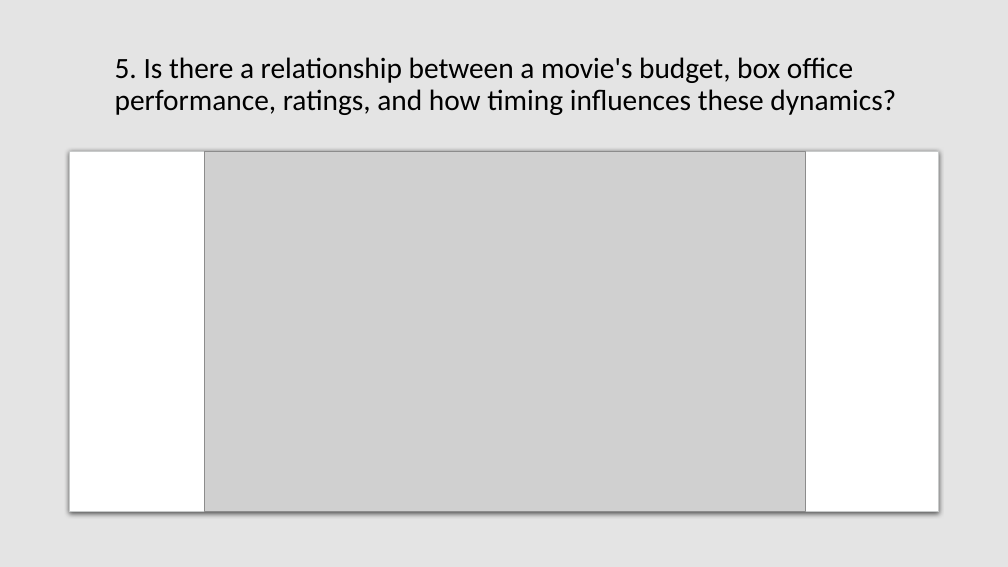
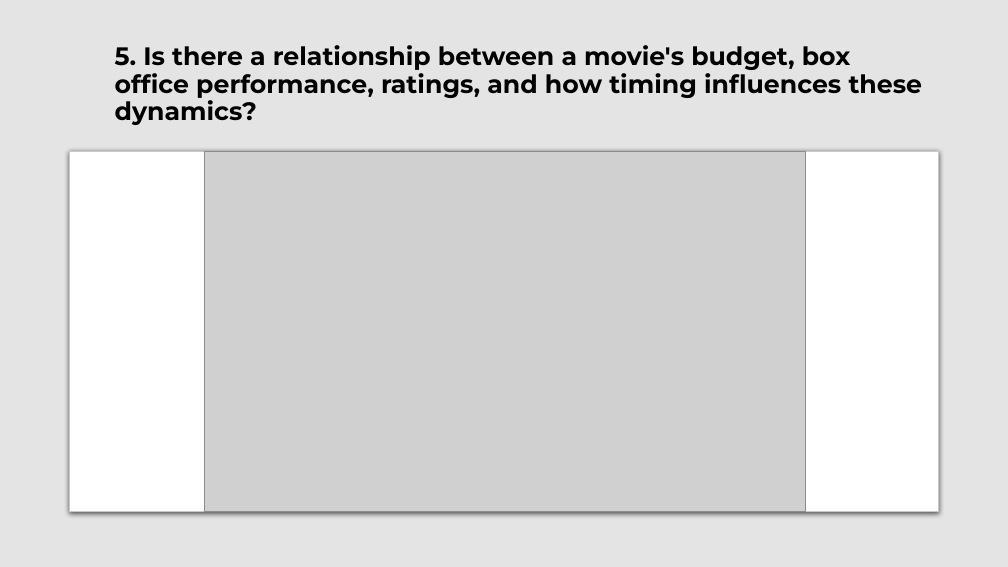
Before and after one commit to AnyasorG/project1_group4, a slide deck: slide 18 of Project1_Presentation.pptx (slide 17 before the commit). Drawn at 1008x567 pixels with LibreOffice and Linux fonts; fonts in the diff are those of the drawing; grey boxes stand for pictures. Boxes give left, top, right and bottom in pixels: in the first picture for what was removed or moved away, otherwise in the second. Text is boxed around its words. In the diff, an @@ line names an element or a change of style, - is before the commit and + after.

```diff
--- a/Project1_Presentation.pptx
+++ b/Project1_Presentation.pptx
@@ title "5. Is there a relationship ..." at (115, 45, 923, 125): size 28 to 24 pt, font Calibri to Montserrat, bold on @@
```
Also in this commit, not shown: 6 other slides changed, 2 slides added, 1 slide removed, 5 other files.
